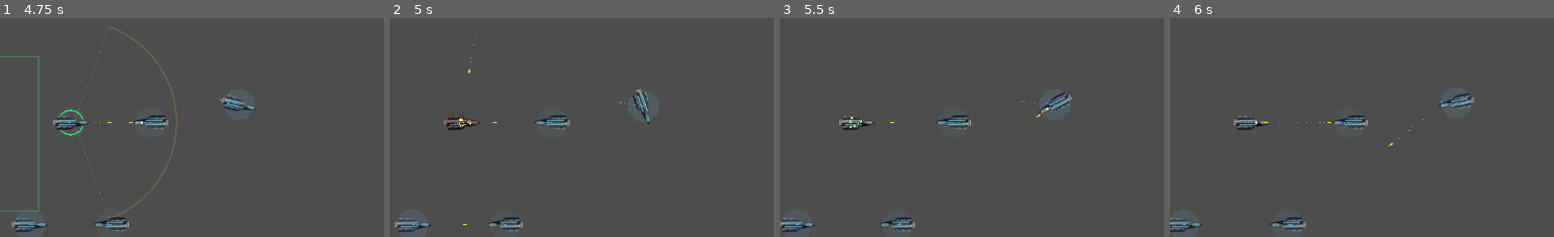
Above: before the commit, frames 1-4 (left to right).
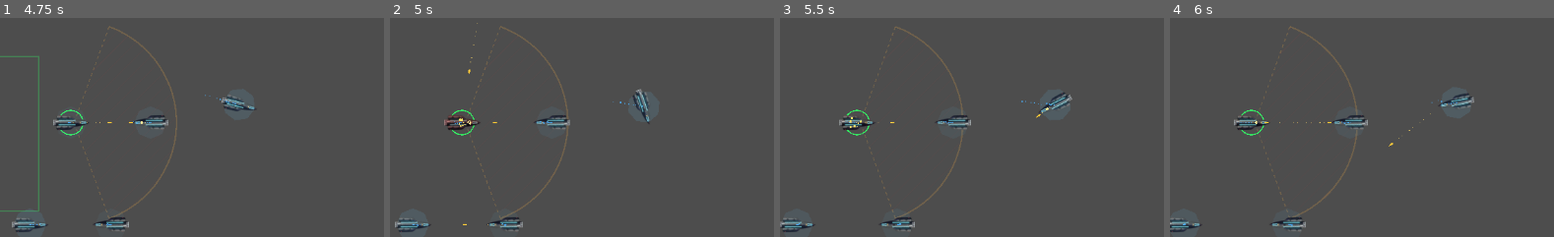
Above: after the commit, the same moments.

Repository: darthlemi/SpaceGame
Game: Godot game, scene res://scenes/combat/combat_scene.tscn
Same seed, same stepped clock (60 frames per second), same inputs: the game is played once before the commit and once after it. This scene is started directly instead of the project's main scene.
Inputs (mouse positions are % of the whole screen's width and height, from its top left):
- Up to frame 1 (4.75 s): click (15, 78) at 0.52 s; type "12" at 0.6 s; tap Enter at 1.25 s; move the mouse to (74, 45) at 1.27 s; hold D 1.28-2 s; hold 4 (formation_box) 1.28-2 s; click (74, 45) at 1.42 s; tap Space at 1.52 s; click "||" at 2 s; drag from (31, 55) to (60, 50) at 2.77 s; move the mouse to (61, 28) at 3.52 s; hold D 3.53-4.25 s; hold 2 (formation_line) 3.53-4.25 s; drag from (46, 70) to (20, 35) at 4.27 s
- Up to frame 2 (5 s): no input
- Up to frame 3 (5.5 s): move the mouse to (82, 65) at 5.02 s; hold A from 5.03 s (still down); hold 3 (formation_wedge) from 5.03 s (still down); tap Space at 5.27 s
- Up to frame 4 (6 s): release A at 5.75 s; release 3 (formation_wedge) at 5.75 s; click "1x" at 5.75 s
The pictures show only the part of the screen within x 41-91%, y 26-76%; the shares and areas given below are measured in that part.

Frame 1 is identical in both runs. In frame 2, 0.6% of the frame differs, in the area x 15-47%, y 3-92%; in frame 3, 0.5%; in frame 4, 0.5%.

Commit message:
Keep the selection when a drag box selects nothing
Co-Authored-By: Claude Opus 5.5 <noreply@anthropic.com>

Diff:
--- a/scripts/controllers/fleet_commander.gd
+++ b/scripts/controllers/fleet_commander.gd
@@ -78,7 +78,10 @@
 # own ship selects it, and any other click orders the selection there.
 func _on_left_release(start: Vector2, end: Vector2) -> void:
 	if start.distance_to(end) >= drag_threshold:
-		selected_ships = FleetCommander.ships_in_rect(ships, Rect2(start, Vector2.ZERO).expand(end))
+		# An empty box keeps the current selection rather than dropping it.
+		var boxed := FleetCommander.ships_in_rect(ships, Rect2(start, Vector2.ZERO).expand(end))
+		if not boxed.is_empty():
+			selected_ships = boxed
 	else:
 		var picked := FleetCommander.ship_at_point(ships, end, select_radius)
 		if picked != null:
--- a/tests/test_combat_scene.gd
+++ b/tests/test_combat_scene.gd
@@ -343,6 +343,9 @@
 	commander._on_left_release(second.global_position, second.global_position)
 	if commander.selected_ships != [second]:
 		failures.append("left click: expected clicking an own ship to select only it, got %s" % [commander.selected_ships])
+	commander._on_left_release(Vector2(900, 1000), Vector2(1000, 1100))
+	if commander.selected_ships != [second]:
+		failures.append("drag: expected an empty box to keep the current selection, got %s" % [commander.selected_ships])
 	var empty_point := Vector2(1000, 1100)
 	commander._on_left_release(empty_point, empty_point)
 	if commander.selected_ships != [second] or second.current_order == null or second.current_order.type != Order.Type.MOVE_TO or second.current_order.target_position != empty_point:
